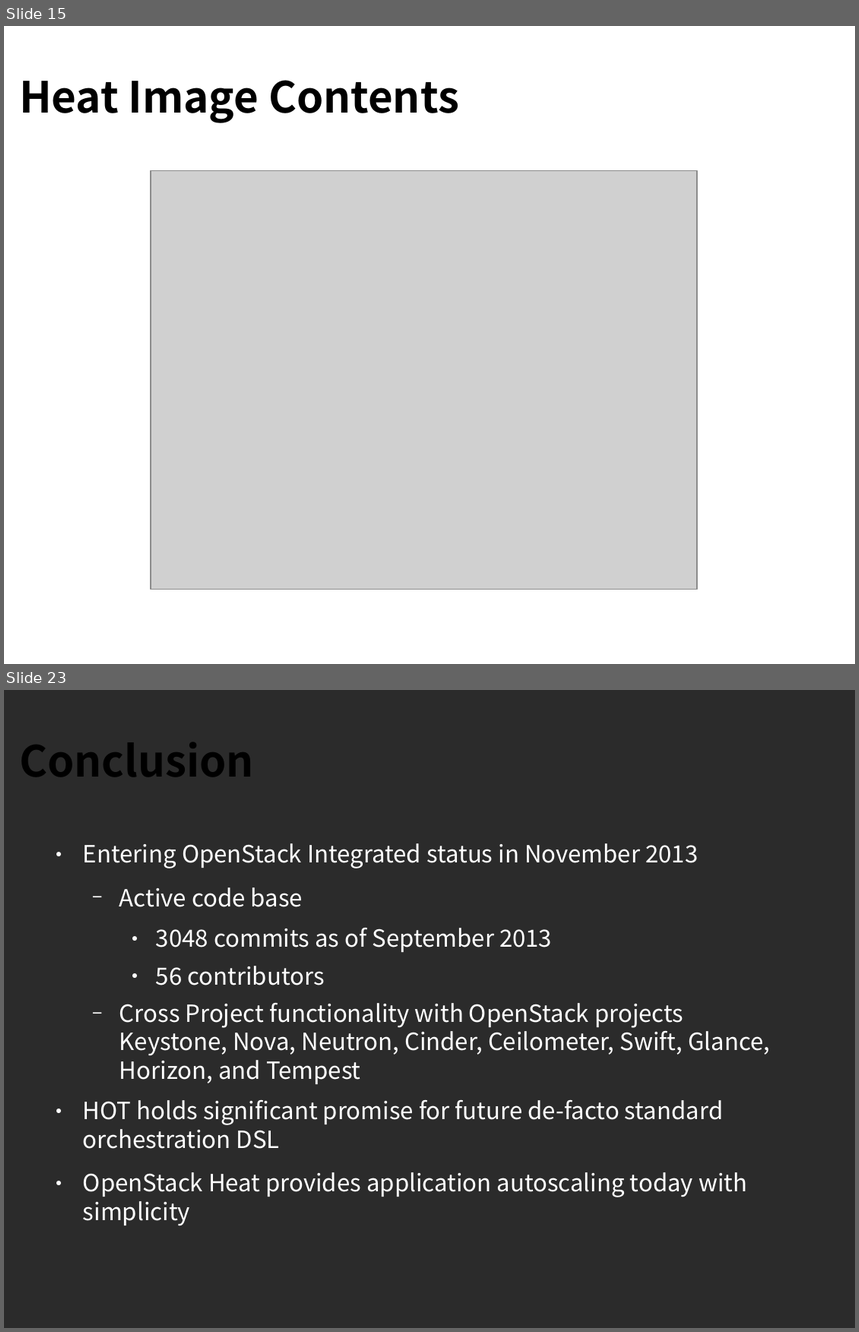
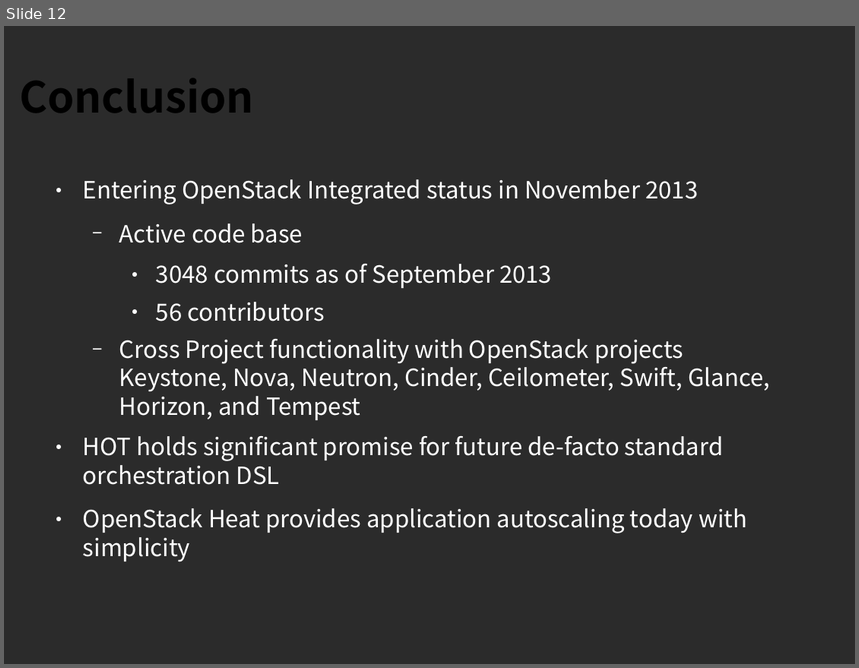
Before and after one commit to sdake/slides, a slide deck: sdake-cloudopen-heat-2013-09/heat-cloudopen-final.odp. Shown one above the other, each under a label of ours: slides 15 and 23 before the commit, slide 12 after it; the slides between them are not shown. The pictures are 859x1332 and 859x668 pixels, drawn with LibreOffice and Linux fonts; fonts in the diff are those of the drawing; grey boxes stand for pictures; background and template pictures are left out; a plain dark background stands for a picture behind light text. Boxes give left, top, right and bottom in pixels: in the first picture for what was removed or moved away, otherwise in the second. Text is boxed around its words. In the diff, an @@ line names an element or a change of style, - is before the commit and + after.

```diff
--- a/sdake-cloudopen-heat-2013-09/heat-cloudopen-final.odp
+++ b/sdake-cloudopen-heat-2013-09/heat-cloudopen-final.odp
@@ slide 15 removed at (x1=4, y1=26, x2=855, y2=664), background picture (left out) @@
@@ title removed at (x1=19, y1=80, x2=459, y2=123) @@
-Heat Image Contents
@@ picture removed at (x1=151, y1=171, x2=698, y2=590) @@
@@ what was slide 23 is now slide 12 @@
```
Also in this commit, not shown: 3 slides changed, 10 other slides removed, 2 other files.
